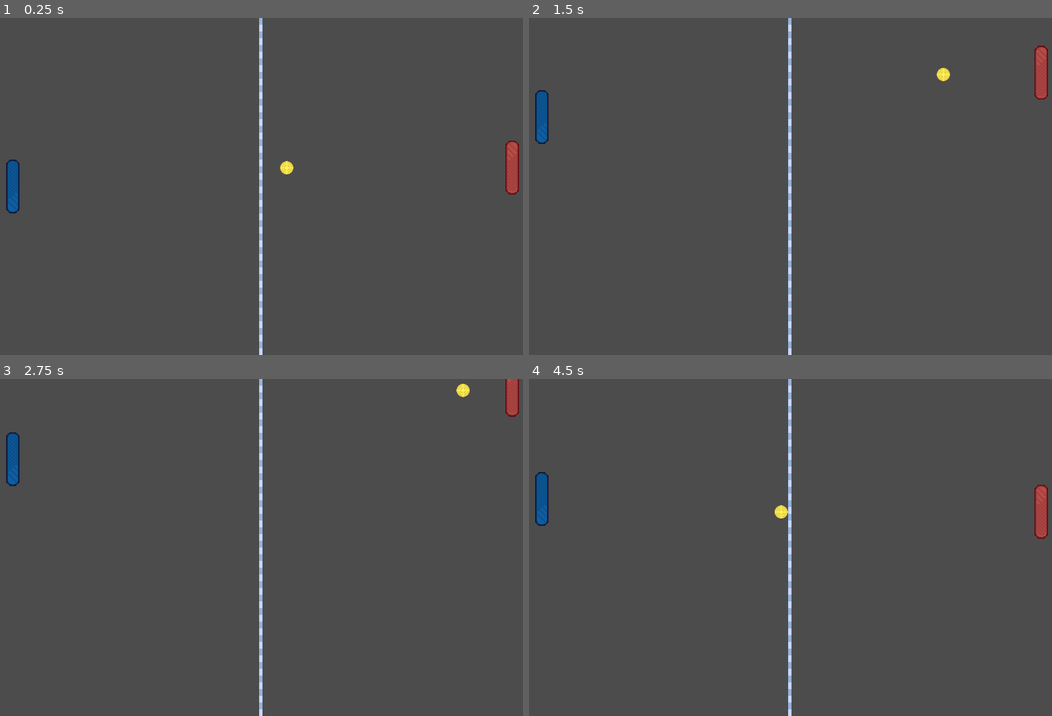
Above: before the commit, frames 1-4 (two rows, left to right).
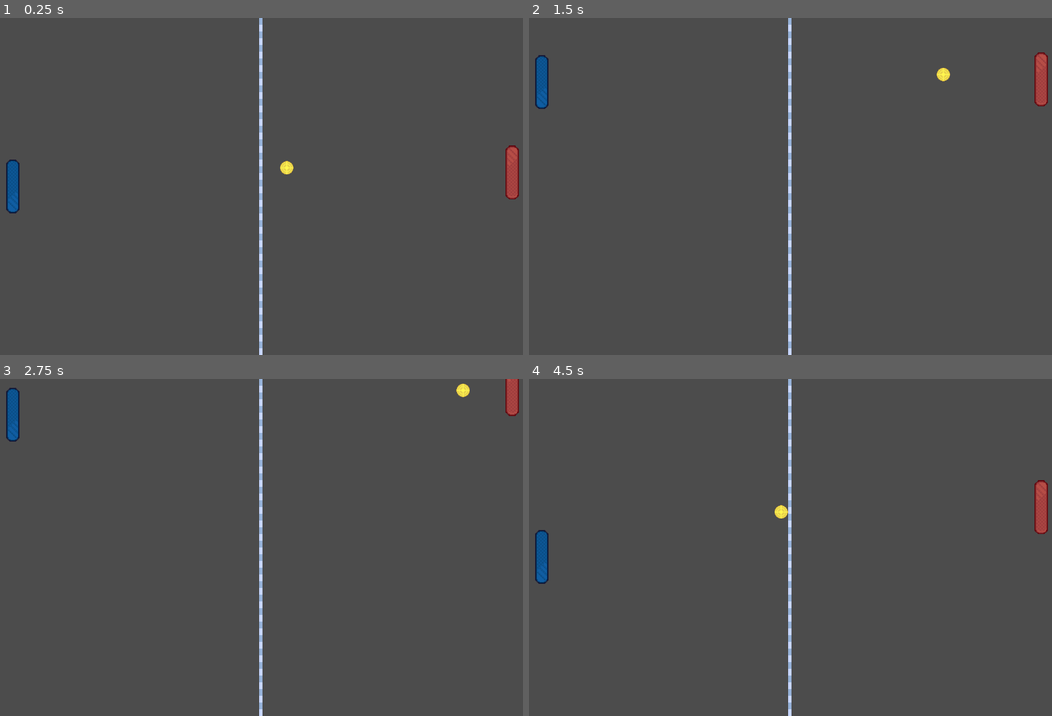
Above: after the commit, the same moments.

Repository: fabarqz/just-another-pong-game-godot
Game: Godot game, scene res://scenes/Game.tscn
Same seed, same stepped clock (60 frames per second), same inputs: the game is played once before the commit and once after it.
Inputs:
- Up to frame 1 (0.25 s): no input
- Up to frame 2 (1.5 s): hold W (player_up) 0.53-1.28 s; hold S (player_down) from 1.28 s (still down)
- Up to frame 3 (2.75 s): release S (player_down) at 2.03 s; hold W (player_up) from 2.03 s (still down)
- Up to frame 4 (4.5 s): release W (player_up) at 3.53 s; hold S (player_down) from 3.53 s (still down)

The runs differ from the first frame. In frame 1, 0.1% of the frame differs, in the area x 96-100%, y 36-54%; in frame 2, 0.7%; in frame 3, 0.7%; in frame 4, 0.9%, in the area x 1-100%, y 27-61%.

Commit message:
Added linear interpolation to make the movement of the computer smoother and implemented some countdown timers in between sets

Diff:
--- a/scenes/Game.tscn
+++ b/scenes/Game.tscn
@@ -6,11 +6,14 @@
 [ext_resource path="res://scenes/ball.tscn" type="PackedScene" id=4]
 [ext_resource path="res://scenes/scripts/Game.gd" type="Script" id=5]
 [ext_resource path="res://scenes/ScoreHUD.tscn" type="PackedScene" id=6]
+[ext_resource path="res://scenes/preStart.tscn" type="PackedScene" id=7]
 
 [node name="Game" type="Node2D"]
 script = ExtResource( 5 )
 
 [node name="ScoreHUD" parent="." instance=ExtResource( 6 )]
+
+[node name="preStart" parent="." instance=ExtResource( 7 )]
 
 [node name="leftPaddle" parent="." instance=ExtResource( 2 )]
 position = Vector2( 48, 400 )
--- a/scenes/ScoreHUD.tscn
+++ b/scenes/ScoreHUD.tscn
@@ -1,7 +1,7 @@
 [gd_scene load_steps=7 format=2]
 
 [ext_resource path="res://assets/fonts/Jaro-Regular-VariableFont_opsz.ttf" type="DynamicFontData" id=1]
-[ext_resource path="res://scenes/ScoreHUD.gd" type="Script" id=2]
+[ext_resource path="res://scenes/scripts/ScoreHUD.gd" type="Script" id=2]
 
 [sub_resource type="DynamicFont" id=1]
 size = 48
--- /dev/null
+++ b/scenes/preStart.tscn
@@ -0,0 +1,27 @@
+[gd_scene load_steps=4 format=2]
+
+[ext_resource path="res://scenes/scripts/preStart.gd" type="Script" id=1]
+[ext_resource path="res://assets/fonts/Jaro-Regular-VariableFont_opsz.ttf" type="DynamicFontData" id=2]
+
+[sub_resource type="DynamicFont" id=1]
+size = 64
+font_data = ExtResource( 2 )
+
+[node name="preStart" type="CanvasLayer"]
+script = ExtResource( 1 )
+
+[node name="countdownLabel" type="Label" parent="."]
+anchor_left = 0.5
+anchor_top = 0.5
+anchor_right = 0.5
+anchor_bottom = 0.5
+margin_left = -20.0
+margin_top = -10.0
+margin_right = 20.0
+margin_bottom = 10.0
+custom_fonts/font = SubResource( 1 )
+align = 1
+
+[node name="inBetween" type="Timer" parent="."]
+
+[connection signal="timeout" from="inBetween" to="." method="_on_inBetween_timeout"]
--- a/scenes/scripts/Game.gd
+++ b/scenes/scripts/Game.gd
@@ -6,12 +6,14 @@
 var left_score=0
 var right_score=0
 
+
 const MIN_ANGLE_DEGREES=30
 const MAX_ANGLE_DEGREES=60
 
+const EASING_FACTOR=0.2
 const INITIAL_BALL_SPEED=300
 var ball_speed=INITIAL_BALL_SPEED
-const PAD_SPEED=300
+const PAD_SPEED=450
 
 const BALL_SIZE=32
 const BALL_RADIUS=BALL_SIZE/2
@@ -22,9 +24,11 @@
 	pad_size=$leftPaddle.get_texture().get_size()
 	set_process(true)
 	randomize_direction()
+	$preStart.connect("countdown_finished",self,"_on_preStart_countdown_finished")
 
 
 func _process(delta):
+
 	var ball_position=$ball.get_position()
 	var left_pad=Rect2($leftPaddle.get_position()-pad_size*0.5,pad_size)
 	var right_pad=Rect2($rightPaddle.get_position()-pad_size*0.5,pad_size)
@@ -54,17 +58,14 @@
 		right_score+=1
 		$ScoreHUD.update_score_right(right_score)
 		ball_position=screen_size*0.5
-		ball_speed=INITIAL_BALL_SPEED
-		direction=Vector2(-1,0)
-		randomize_direction()
+		reset_ball_countdown()
+
 
 	elif (ball_position.x>screen_size.x):
 		left_score+=1
 		$ScoreHUD.update_score_left(left_score)
 		ball_position=screen_size*0.5
-		ball_speed=INITIAL_BALL_SPEED
-		direction=Vector2(-1,0)
-		randomize_direction()
+		reset_ball_countdown()
 
 
 	$ball.set_position(ball_position)
@@ -84,10 +85,11 @@
 	#Right Paddle Control (Computer)
 	var right_position=$rightPaddle.get_position()
 	if(ball_position.y<right_position.y and right_position.y>0):
-		right_position.y-=PAD_SPEED*delta
+		#right_position.y-=PAD_SPEED*delta
+		right_position.y=lerp(right_position.y,ball_position.y,EASING_FACTOR)
 	elif(ball_position.y>right_position.y and right_position.y<screen_size.y):
-		right_position.y+=PAD_SPEED*delta
-
+		#right_position.y+=PAD_SPEED*delta
+		right_position.y=lerp(right_position.y,ball_position.y,EASING_FACTOR)
 	$rightPaddle.set_position(right_position)
 
 func randomize_direction():
@@ -119,3 +121,14 @@
 	new_direction.x=sign(direction.x)*abs(new_direction.x)
 
 	return new_direction
+
+func reset_ball_countdown():
+	ball_speed=INITIAL_BALL_SPEED
+	$preStart.countdown()
+	direction=Vector2.ZERO
+
+
+func _on_preStart_countdown_finished():
+	direction=Vector2(-1,0)
+	randomize_direction()
+	ball_speed=INITIAL_BALL_SPEED
--- /dev/null
+++ b/scenes/scripts/preStart.gd
@@ -0,0 +1,25 @@
+extends CanvasLayer
+
+var countdown_items=["3","2","1","GO!"]
+var current_index=0
+# Called when the node enters the scene tree for the first time.
+func _ready():
+	pass
+
+
+func countdown():
+	current_index=0
+	$countdownLabel.visible=true
+	_on_inBetween_timeout()
+
+func _on_inBetween_timeout():
+	if current_index<countdown_items.size():
+		$countdownLabel.text=countdown_items[current_index]
+		$inBetween.start()
+		current_index+=1
+	else:
+		$inBetween.stop()
+		$countdownLabel.visible=false
+		emit_signal("countdown_finished")	 # Replace with function body.
+
+signal countdown_finished
Not shown, changed: .mono/metadata/ide_messaging_meta.txt
Not shown: 1 places in scenes/Game.tscn that only renumber resources
Renamed: scenes/ScoreHUD.gd -> scenes/scripts/ScoreHUD.gd
